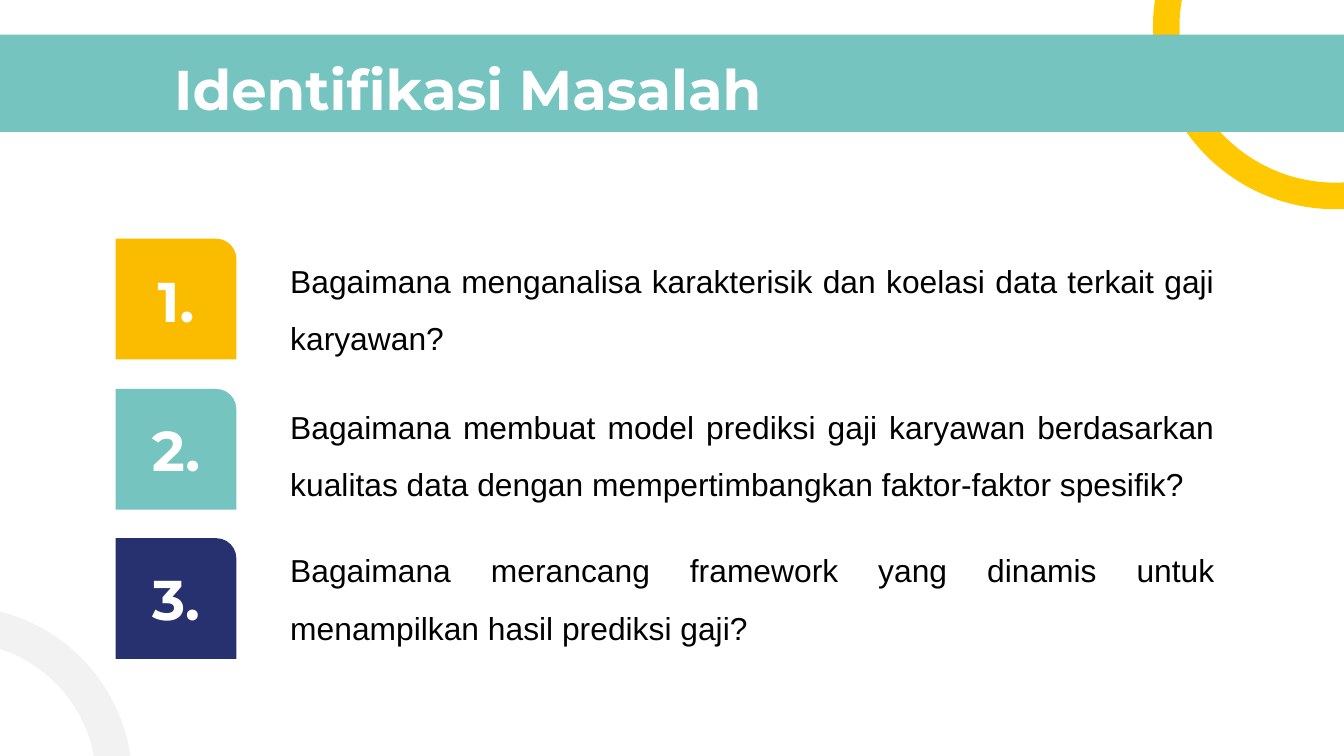
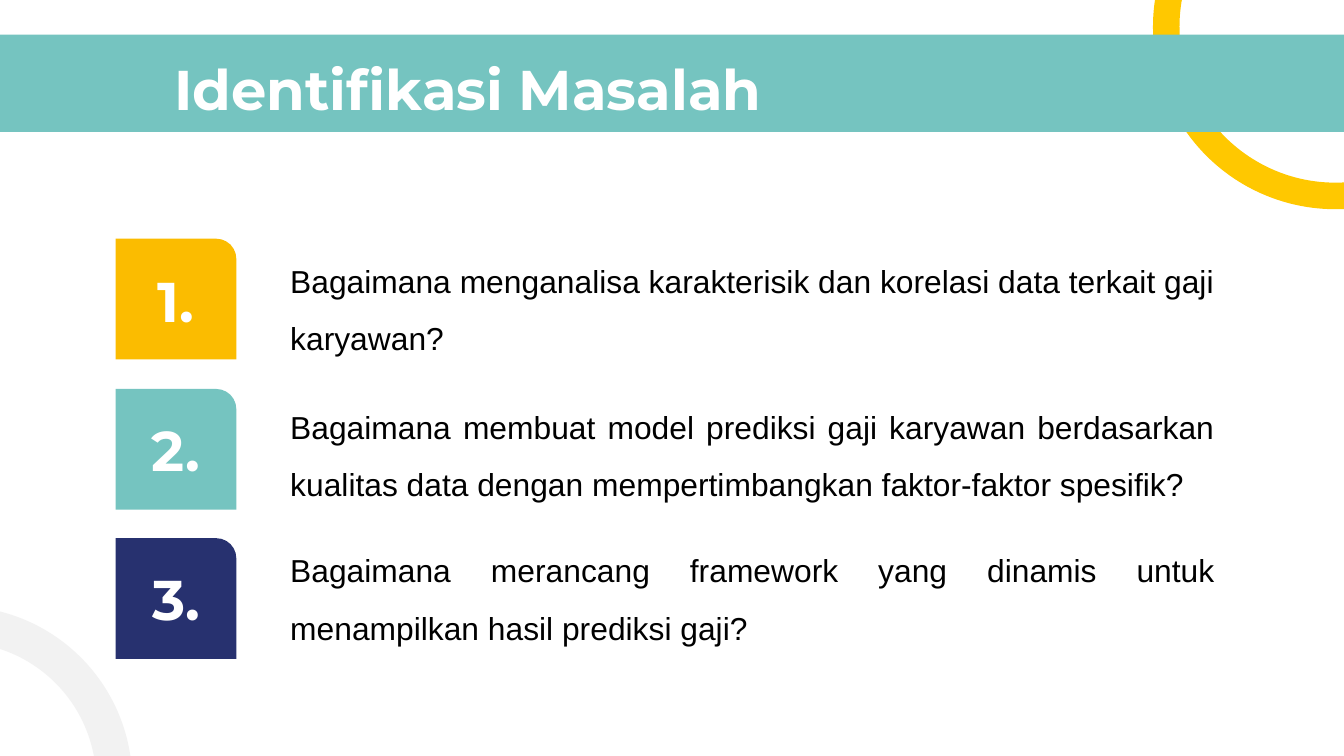
Before and after one commit to Bachtiar21/Hibah-Research-2022, a slide deck: slide 4 of PPT/PPT Reseacrh New.pptx. Drawn at 1344x756 pixels with LibreOffice and Linux fonts; fonts in the diff are those of the drawing. Boxes give left, top, right and bottom in pixels: in the first picture for what was removed or moved away, otherwise in the second. Text is boxed around its words. In the diff, an @@ line names an element or a change of style, - is before the commit and + after.

```diff
--- a/PPT/PPT Reseacrh New.pptx
+++ b/PPT/PPT Reseacrh New.pptx
@@ text at <box>290,270,1213,356</box>: text changed @@
-Bagaimana menganalisa karakterisik dan koelasi data terkait gaji karyawan?
+Bagaimana menganalisa karakterisik dan korelasi data terkait gaji karyawan?
```
Also in this commit, not shown: 3 other files.
